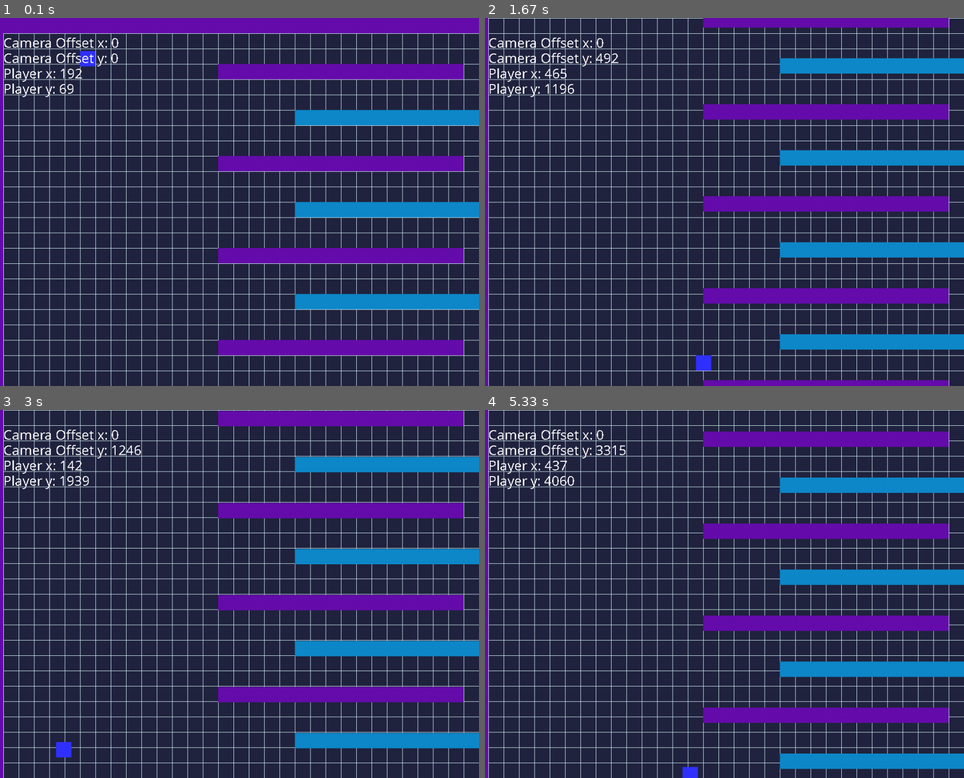
Above: before the commit, frames 1-4 (two rows, left to right).
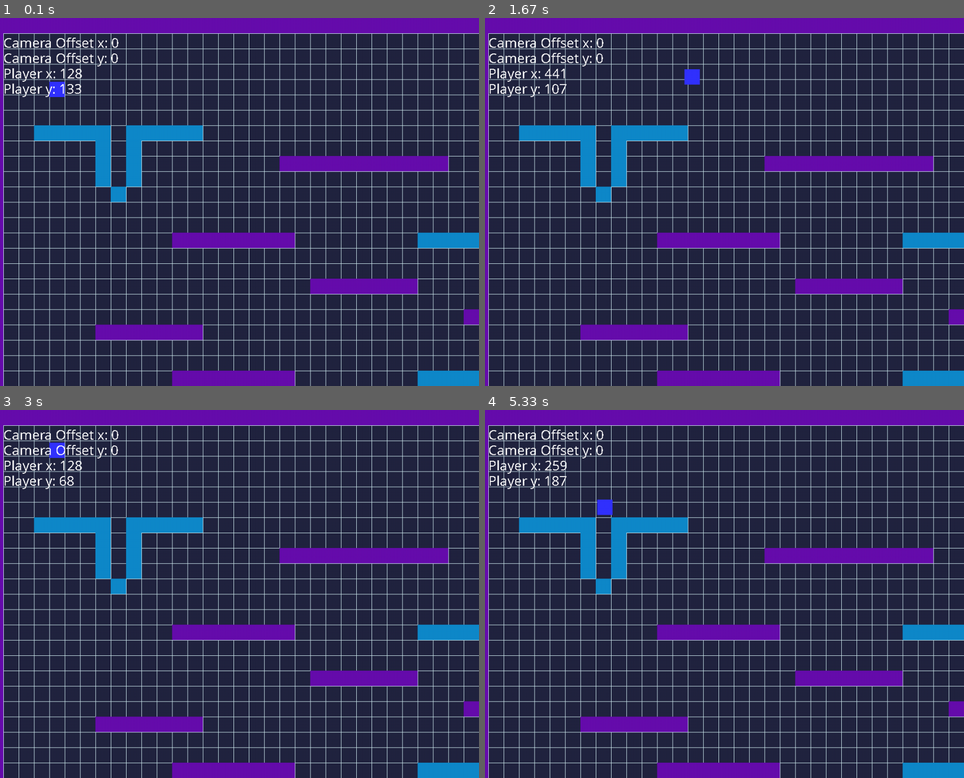
Above: after the commit, the same moments.

Repository: ArthurC13/A-Level-Project-Arthur-Chen
Game: pygame game, started from A level Project.py
Two runs of this game, one before a commit and one after it. Both use one fixed random seed, a clock stepped at 60 frames per second and the inputs below.
Inputs:
- Up to frame 1 (0.1 s): no input
- Up to frame 2 (1.67 s): hold Right 0.33-0.8 s; hold Up 0.83-1.13 s; hold Right 1.17-1.63 s
- Up to frame 3 (3 s): hold Left 1.67-2.2 s; hold Left 2.23-2.63 s; hold Up from 2.67 s (still down)
- Up to frame 4 (5.33 s): release Up at 3.03 s; hold Right 3.07-3.7 s; hold Left 3.73-4.2 s; hold Right 4.23-4.7 s; hold Up 4.73-5.03 s; hold Right from 5.07 s (still down)

The runs differ from the first frame. In frame 1, 20% of the frame differs, in the area x 7-100%, y 8-100%; in frame 2, 24%; in frame 3, 24%; in frame 4, 27%, in the area x 0-100%, y 0-100%.

Commit message:
testing with maps

Diff:
--- a/A level Project.py
+++ b/A level Project.py
@@ -1,4 +1,5 @@
 import pygame
+import random
 import sys
 
 # -- Global Constants
@@ -34,6 +35,8 @@
 JUMPVEL = -9.5
 FRICTION = -0.15
 GRAVITY = 0.3
+
+LEVEL = 5
 
 CAMERALAG = 25
 
@@ -108,6 +111,7 @@
         self.y = y
         self.rect.x = x * TILESIZE
         self.rect.y = y * TILESIZE
+
 
 # -- Map and Camera
 class Map():
@@ -181,7 +185,7 @@
 
     def new_game(self):
         self.sprite_group_reset()
-        self.level = 3
+        self.level = LEVEL
         self.load_map(self.level)
         self.camera = Camera(self.map.width, self.map.height)
 
--- /dev/null
+++ b/maps/map0.txt
@@ -0,0 +1,26 @@
+111111111111111111111111111111111111111111111111111111111111111111111111111111111111111111111111111111
+100000000000000000000000000000000000000000000000000000000000000000000000000000000000000000000000000000
+100000000000000000000000000000000000000000000000000000000000000000000000000000000000000000000000000000
+100000000000000000000000000000000000000000000000000000000000000000000000000000000000000000000000000000
+100000000000000000000000000000000000000000000000000000000000000000000000000000000000000000000000000000
+100000000000000000000000000000000000000000000000000000000000000000000000000000000000000000000000000000
+100000000000000000000000000000000000000000000000000000000000000000000000000000000000000000000000000000
+100000000000000000000000000000000000000000000000000000000000000000000000000000000000000000000000000000
+100000000000000000000000000000000000000000000000000000000000000000000000000000000000000000000000000000
+100p00000000000000000000000000000000000000000000000000000000000000000000000000000000000000000000000000
+100000000000000000000000000000000000000000000000000000000000000000000000000000000000000000000000000000
+100000000000000000000000000000000000000000000000000000000000000000000000000000000000000000000000000000
+100000000000000000000000000000000000000000000000000000000000000000000000000000000000000000000000000000
+100000000000000000000000000000000000000000000000000000000000000000000000000000000000000000000000000000
+100000000000000000000000000000000000000000000000000000000000000000000000000000000000000000000000000000
+100000000000000000000000000000000000000000000000000000000000000000000000000000000000000000000000000000
+100000000000000000000000000000000000000000000000000000000000000000000000000000000000000000000000000000
+100000000000000000000000000000000000000000000000000000000000000000000000000000000000000000000000020000
+100000000000000000000000000000000000000000000000000000000000000000000000010000000000000000000000000000
+100000000000000000000000000000000000000000002000000000000000000000000000000000000000000000000000000000
+100000000000000000000100000000000000000000000000000000000000000000000000000000000000000000000000000000
+100000000100000000000000000000000200000000000000000000000000000100000000000000000000000020000000000000
+100000000000000000000000000000000000000000000000000000000000000000000000000000000000000000000000000000
+111111111111111111111111111111111111111111111111111111111111111111111111111111111111111111111111111111
+
+singles	13*1			12*2				11*3			10*4
--- /dev/null
+++ b/maps/map4.txt
@@ -0,0 +1,24 @@
+1111111111111111111111111111111111111111111111111111111111111111
+1000000000000000000000000000000000000000000000000000000000000001
+1000000000000000000000000000000000000000000000000000000000000001
+1000000000000000000000000000000000000000000000000000000000000001
+1000p00000000000000000000000000000000000000000000000000000000001
+1000000000000000000000000000000000000000000000000000000000000001
+1000000000000000000000000000000000000000111111000000000000000001
+1002222202222200000000000000000000000000000000000000000000000001
+1000000202000000000000000000000000000000000000000000000000000001
+1000000202000000000111111111110000000000000000000022200000000001
+1000000202000000000000000000000000000000000000000000000000000001
+1000000020000000000000000000000000002222222220000000000000000001
+1000000000000000000000000000000000000000000000000000000000000001
+1000000000000000000000000000000000000000000000000000000000000001
+1000000000001111111100000000222222200000000000011111111111000001
+1000000000000000000000000000000000000000000000000000000000000001
+1000000000000000000000000000000000000000000000000000000000000001
+1000000000000000000001111111000000000002222220000000000000000001
+1000000000000000000000000000000000000000000000000000000000000001
+1000000000000000000000000000000111110000000000000000000000000001
+1000000111111100000000000000000000000000000000000000000000000001
+1000000000000000000000000000000000000000022222200000000000000001
+1000000000000000000000000000000000000000000000000000000000000001
+1111111111111111111111111111111111111111111111111111111111111111
--- /dev/null
+++ b/maps/map5.txt
@@ -0,0 +1,52 @@
+1111111111111111111111111111111111111111111111111111111111111111
+1000000000000000000000000000000000000000000000000000000000000001
+1000000000000000000000000000000000000000000000000000000000000001
+1000000000000000000000000000000000000000000000000000000000000001
+1000p00000000000000000000000000000000000000000000000000000000001
+1000000000000000000000000000000000000000000000000000000000000001
+1000000000000000000000000000000000000000111111000000000000000001
+1002222202222200000000000000000000000000000000000000000000000001
+1000000202000000000000000000000000000000000000000000000000000001
+1000000202000000000111111111110000000000000000000022200000000001
+1000000202000000000000000000000000000000000000000000000000000001
+1000000020000000000000000000000000002222222220000000000000000001
+1000000000000000000000000000000000000000000000000000000000000001
+1000000000000000000000000000000000000000000000000000000000000001
+1000000000001111111100000000222222200000000000011111111111000001
+1000000000000000000000000000000000000000000000000000000000000001
+1000000000000000000000000000000000000000000000000000000000000001
+1000000000000000000001111111000000000002222220000000000000000001
+1000000000000000000000000000000000000000000000000000000000000001
+1000000000000000000000000000000111110000000000000000000000000001
+1000000111111100000000000000000000000000000000000000000000000001
+1000000000000000000000000000000000000000022222200000000000000001
+1000000000000000000000000000000000000000000000000000000000000001
+1000000000001111111100000000222222200000000000011111111111000001
+1000000000000000000000000000000000000000000000000000000000000001
+1000000000000000000000000000000000000000000000000000000000000001
+1000000000000000000001111111000000000002222220000000000000000001
+1000000000000000000000000000000000000000000000000000000000000001
+1000000000000000000000000000000111110000000000000000000000000001
+1000000111111100000000000000000000000000000000000000000000000001
+1000000000000000000000000000000000000000022222200000000000000001
+1000000000000000000000000000000000000000000000000000000000000001
+1000000000000022222222222222200000000000000000000000000000000001
+1000000000000000000000000000000000000000000000000000000000000001
+1000000000000000000000000000000000011111111111111100000000000001
+1000000001000000000000000000000000000000000000000000000000000001
+1000000000000000000000000000000000000000000000000000000000000001
+1000000000002000000000000000000000000000000000000000000002200001
+1000000000000000000000000000000000000000000000000000000000000001
+1000000000000000002000000000011000000000000000001111000000000001
+1000000000000000000000000000000000000000000000000000000000000001
+1000000000000000000000000000000000000000020000000000000000000001
+1000000000001000000000000000000000000000000000000000000000000001
+1000000000000000000000000000000000000000000000000000000000000001
+1000000000000000000000000000000000000000000000000000000000000001
+1000000000000000000000000000000000000000000000000000000000000001
+1000000000000000000000000000000000000000000000000000000000000001
+1000000000000000001000000000000000000000000000000000000000000001
+1000000000000000000000000000000000000000000000000000000000000001
+1000002000000000000000000000000000000000000000000000000000000001
+1000000000000000000000000000000000000000000000000000000000000001
+1111111111111111111111111111111111111111111111111111111111111111
Not shown, added: maps/.DS_Store
